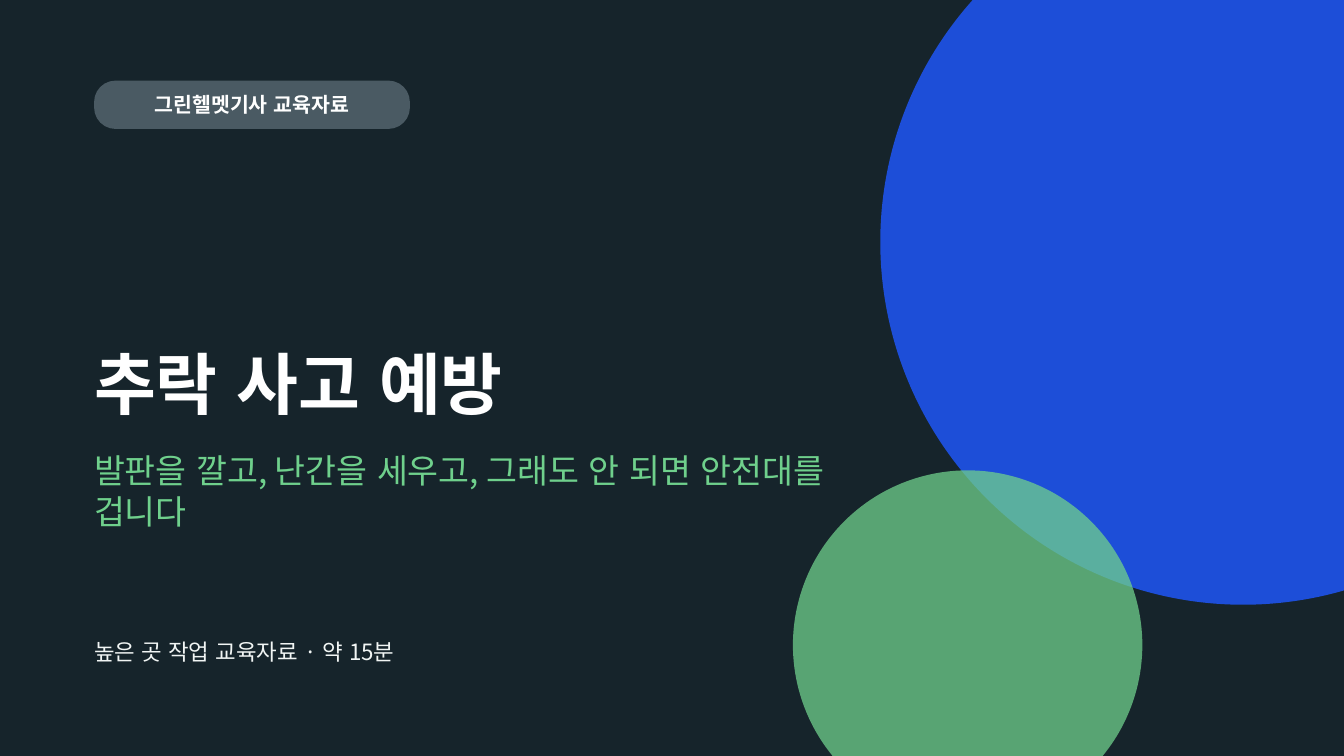
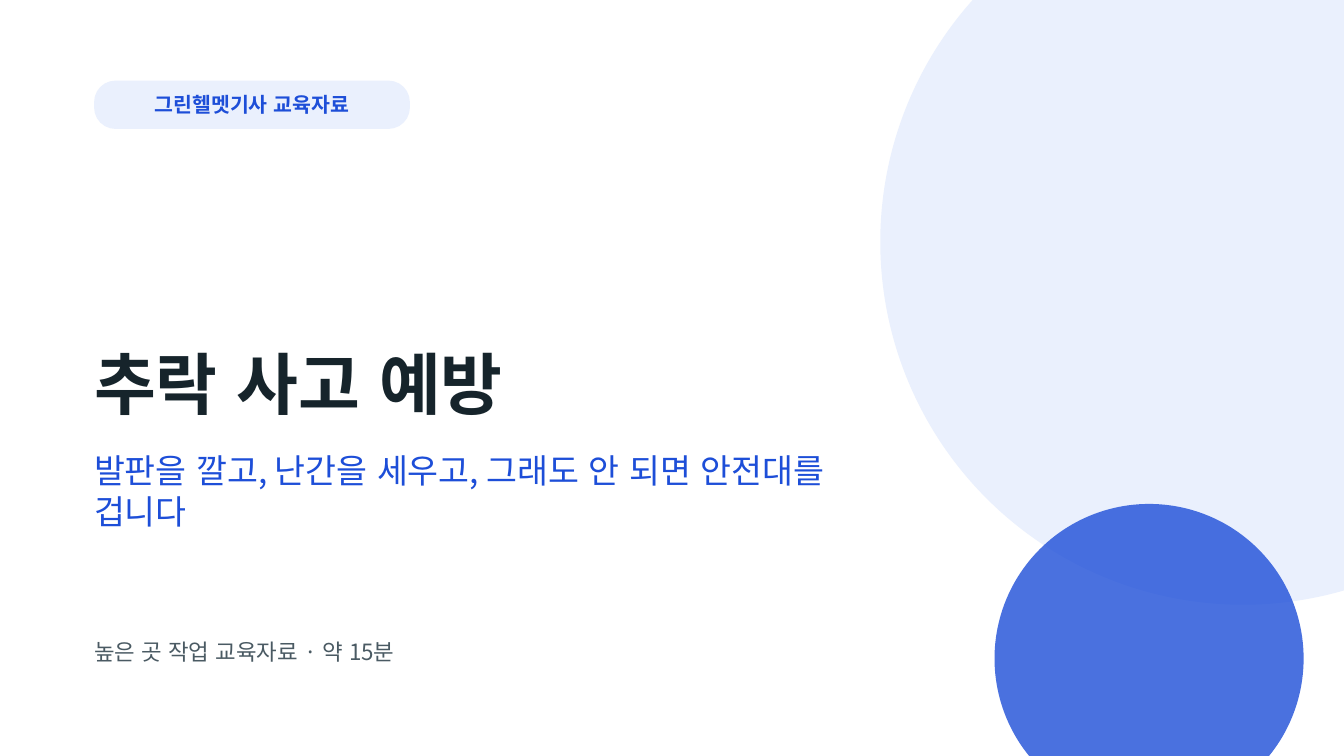
Before and after one commit to edward40-code/greenhelmet, a slide deck: slide 1 of public/library/edu-fall.pptx. Drawn at 1344x756 pixels with LibreOffice and Linux fonts; fonts in the diff are those of the drawing. Boxes give left, top, right and bottom in pixels: in the first picture for what was removed or moved away, otherwise in the second. Text is boxed around its words. In the diff, an @@ line names an element or a change of style, - is before the commit and + after.

```diff
--- a/public/library/edu-fall.pptx
+++ b/public/library/edu-fall.pptx
@@ background #16242B to #FFFFFF @@
@@ ellipse at [880, 0, 1344, 605]: fill #1D4ED8 to #EAF0FD @@
@@ rounded rectangle "그린헬멧기사 교육자료" at [94, 81, 410, 129]: text colour #FFFFFF to #1D4ED8; fill #4A5A63 to #EAF0FD @@
@@ title "추락 사고 예방" at [94, 352, 503, 415]: text colour #FFFFFF to #16242B @@
@@ text "발판을 깔고, 난간을 세우고, 그래도 ..." at [94, 455, 824, 527]: text colour #6FD08C to #1D4ED8 @@
@@ ellipse: place and size @@
-ellipse at [793, 470, 1142, 756]
+ellipse at [995, 504, 1304, 756]
@@ ellipse at [995, 504, 1304, 756]: fill #6FD08C at 75% opacity to #1D4ED8 at 80% opacity @@
@@ text "높은 곳 작업 교육자료 · ..." at [94, 641, 394, 662]: text colour #F1F5F4 to #4A5A63 @@
```
Also in this commit, not shown: 14 other files.
